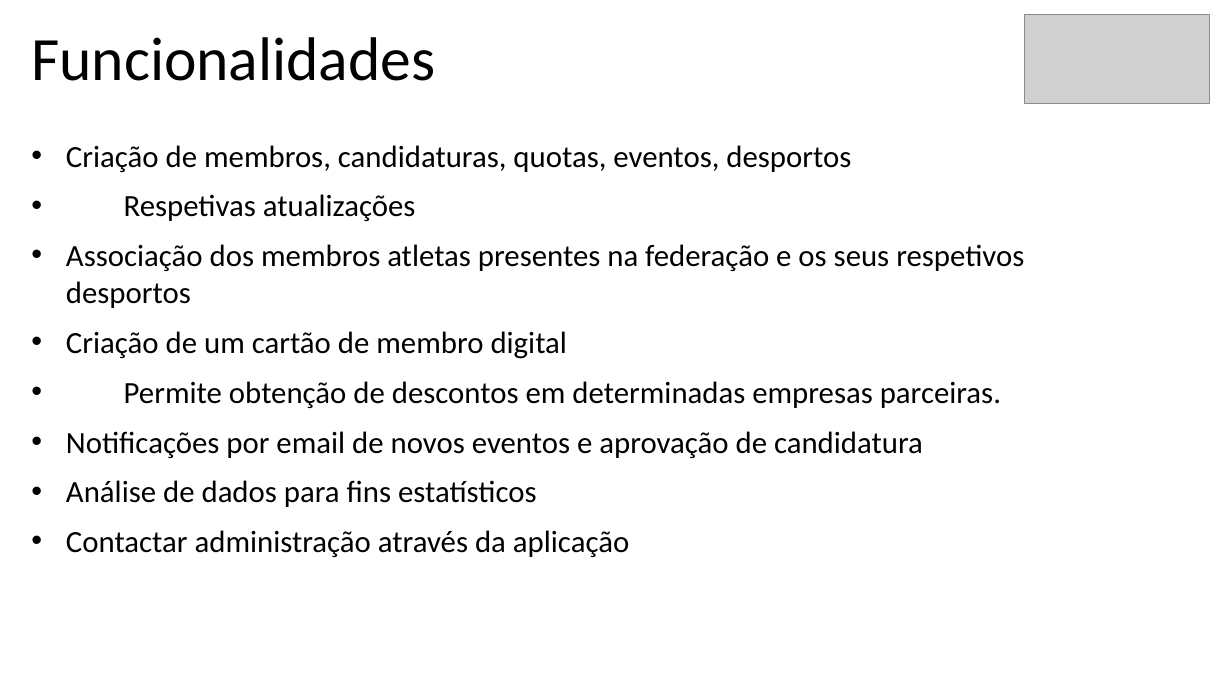
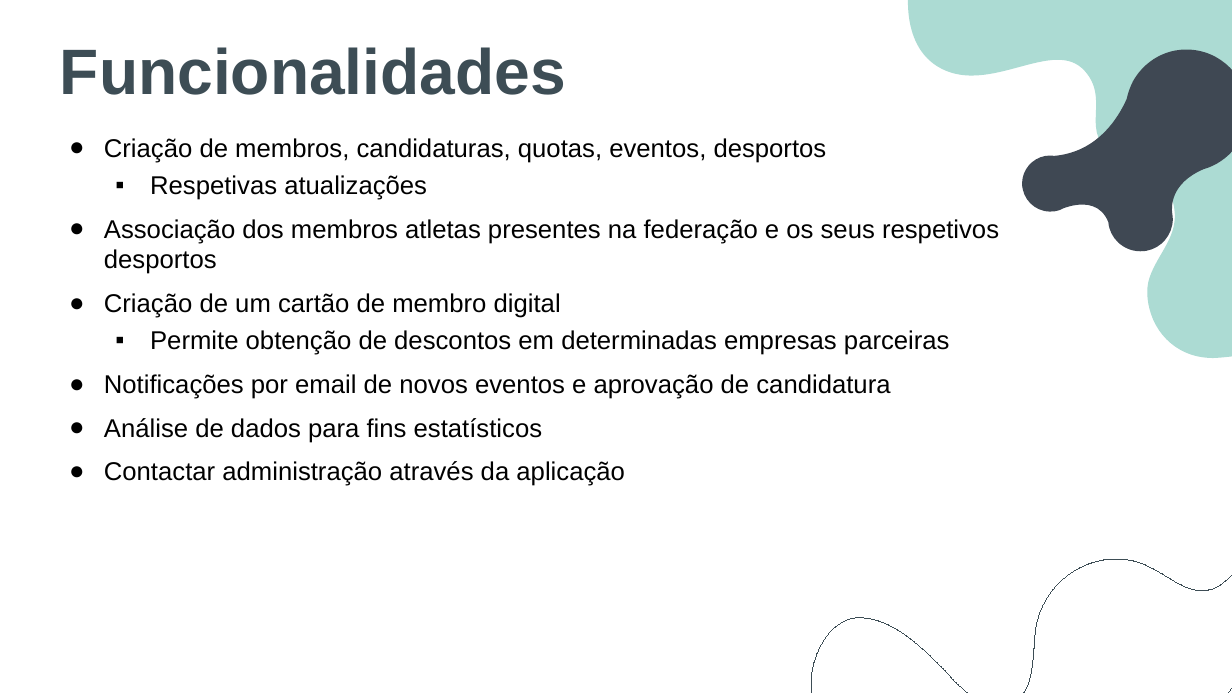
Before and after one commit to BernardoFMF/surf-management-app, a slide deck: slide 3 of docs/demonstracao-progresso.pptx. Drawn at 1232x693 pixels with LibreOffice and Linux fonts; fonts in the diff are those of the drawing; grey boxes stand for pictures. Boxes give left, top, right and bottom in pixels: in the first picture for what was removed or moved away, otherwise in the second. Text is boxed around its words. In the diff, an @@ line names an element or a change of style, - is before the commit and + after.

```diff
--- a/docs/demonstracao-progresso.pptx
+++ b/docs/demonstracao-progresso.pptx
@@ freeform shape added at [897,0,1232,358], fill #ACDBD3 @@
@@ picture removed at [1025,15,1210,104] @@
@@ text "Funcionalidades": place and size @@
-text "Funcionalidades" at [31,37,435,81]
+text "Funcionalidades" at [60,47,566,95]
@@ text "Funcionalidades" at [60,47,566,95]: size 48 to 50 pt, font Calibri to Arial, text colour #000000 to #3D4D55, bold on; line spacing 1 to 0.9 @@
@@ freeform shape added at [1002,38,1232,270], fill #3F4853 @@
@@ subtitle "Criação de membros, candidaturas, quotas, ...": place and size @@
-subtitle "Criação de membros, candidaturas, quotas, ..." at [66,145,1024,557]
+subtitle "Criação de membros, candidaturas, quotas, ..." at [104,138,999,486]
@@ subtitle at [104,138,999,486]: size 24 to 20 pt, font Calibri to Arial in "Criação de membros, candidaturas, quotas, eventos, desportos", "Respetivas atualizações", "Associação dos membros atletas presentes na federação ...", "Criação de um cartão de membro digital" and 3 more places; bullet • to ●; bullet • to ▪; list level 1 to 2 in "Respetivas atualizações" @@
@@ subtitle at [150,330,950,355]: text changed; size 24 to 20 pt; font Calibri to Arial @@
-• Permite obtenção de descontos em determinadas empresas parceiras.
+  ▪ Permite obtenção de descontos em determinadas empresas parceiras
@@ freeform shape added at [788,366,1232,693], outline #3D4D55 0.75 pt @@
```
Also in this commit, not shown: 11 other slides changed.
